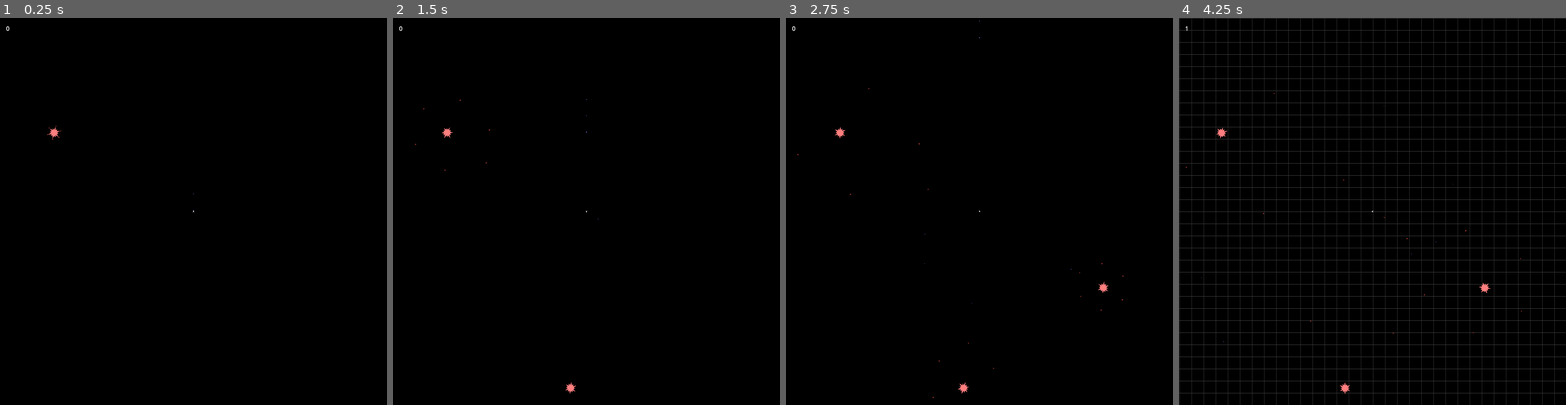
Above: before the commit, frames 1-4 (left to right).
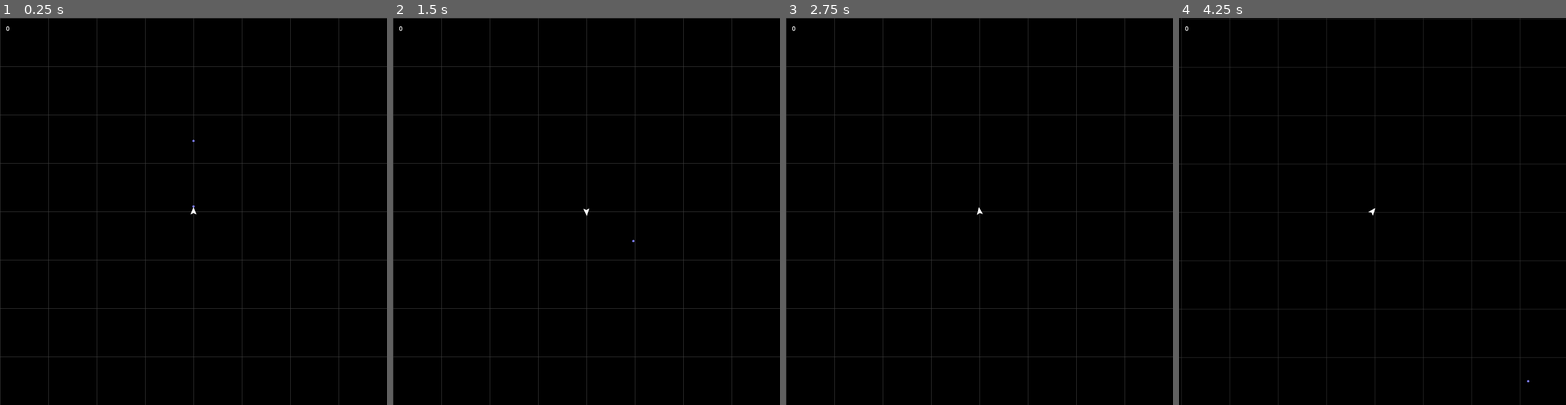
Above: after the commit, the same moments.

Repository: Trantarius/ArcadeGame
Game: Godot game, scene res://main.tscn
Same seed, same stepped clock (60 frames per second), same inputs: the game is played once before the commit and once after it.
Inputs (mouse positions are in pixels of both pictures, inside the frame that each line leads up to):
- Up to frame 1 (0.25 s): no input
- Up to frame 2 (1.5 s): tap Enter at 0.5 s; move the mouse to (671, 192) at 0.52 s; hold D (right) 0.53-1.28 s; hold Space (shoot) 0.53-1.28 s; move the mouse to (509, 230) at 1.27 s; hold A (left) from 1.28 s (still down); tap Space (shoot) at 1.35 s
- Up to frame 3 (2.75 s): move the mouse to (1018, 126) at 2.02 s; release A (left) at 2.03 s; hold D (right) from 2.03 s (still down); hold Space (shoot) from 2.03 s (still down)
- Up to frame 4 (4.25 s): move the mouse to (1353, 288) at 2.77 s; release D (right) at 2.78 s; release Space (shoot) at 2.78 s; hold W (forward) 2.78-3.53 s; tap Space (shoot) at 2.85 s; move the mouse to (1488, 269) at 3.52 s; hold A (left) from 3.53 s (still down); hold Space (shoot) from 3.53 s (still down)

The runs differ from the first frame. In frame 1, 2.1% of the frame differs, in the area x 0-100%, y 0-100%; in frame 2, 2.1%; in frame 3, 2.1%; in frame 4, 9.8%.

Commit message:
misc

Diff:
--- a/Actor.gd
+++ b/Actor.gd
@@ -20,6 +20,7 @@
 @export var linear_control_mode:ControlMode = ControlMode.THRUST
 ## When in position mode, thrust will be reversed to try to come to rest at the target position. Has no effect when linear_control_mode != POSITION.
 @export var linear_brake:bool = true
+## See [member Actor.linear_control_mode]
 var linear_target:Vector2
 
 ## Maximum self-applied torque.
@@ -30,6 +31,7 @@
 @export var angular_control_mode:ControlMode = ControlMode.THRUST
 ## When in position mode, thrust will be reversed to try to come to rest at the target position. Has no effect when angular_control_mode != POSITION.
 @export var angular_brake:bool = true
+## See [member Actor.angular_control_mode]
 var angular_target:float
 
 signal death(damage:Damage)
@@ -55,6 +57,9 @@
 			damage.attacker.kill.emit(damage)
 		queue_free()
 
+func predict_position(delta:float)->Vector2:
+	return position + linear_velocity*delta + (constant_force/mass)*delta*delta/2
+
 func _integrate_forces(state: PhysicsDirectBodyState2D) -> void:
 
 	match(linear_control_mode):
@@ -77,18 +82,19 @@
 			else:
 
 				var xlen:float = (linear_target-position).length()
-				var xdir:Vector2 = (linear_target-position)/xlen
-				var accel:float = max_linear_thrust*state.inverse_mass
+				if(xlen>0.01):
+					var xdir:Vector2 = (linear_target-position)/xlen
+					var accel:float = max_linear_thrust*state.inverse_mass
 
-				# 0 = (1/2) a t^2 + vi t + -d
-				# (-b + sqrt(b*b - 4*a*c))/(2*a)
-				var vi:float = state.linear_velocity.dot(xdir)
-				var xtime:float = (sqrt(vi*vi + 2*accel*xlen)-vi)/accel
+					# 0 = (1/2) a t^2 + vi t + -d
+					# (-b + sqrt(b*b - 4*a*c))/(2*a)
+					var vi:float = state.linear_velocity.dot(xdir)
+					var xtime:float = (sqrt(vi*vi + 2*accel*xlen)-vi)/accel
 
-				var ytime:float = abs(state.linear_velocity.dot(xdir.orthogonal()))*2/accel
-				var tdir:Vector2 = xtime*xdir - ytime*sign(state.linear_velocity.dot(xdir.orthogonal()))*xdir.orthogonal()
-				var thrust:Vector2 = tdir.normalized()*max_linear_thrust
-				state.set_constant_force(thrust)
+					var ytime:float = abs(state.linear_velocity.dot(xdir.orthogonal()))*2/accel
+					var tdir:Vector2 = xtime*xdir - ytime*sign(state.linear_velocity.dot(xdir.orthogonal()))*xdir.orthogonal()
+					var thrust:Vector2 = tdir.normalized()*max_linear_thrust
+					state.set_constant_force(thrust)
 
 	match(angular_control_mode):
 		ControlMode.THRUST:
--- a/actor_test/actor_test.tscn
+++ b/actor_test/actor_test.tscn
@@ -54,13 +54,12 @@
 collision_mask = 0
 script = SubResource("GDScript_opxtt")
 linear_control_mode = 2
-linear_brake = false
 
 [node name="CollisionShape2D" type="CollisionShape2D" parent="LinearTestActor"]
 shape = SubResource("RectangleShape2D_opakp")
 
 [node name="Sprite2D" type="Sprite2D" parent="LinearTestActor"]
-scale = Vector2(0.25, 0.25)
+scale = Vector2(0.33, 0.33)
 texture = ExtResource("2_my3qk")
 
 [node name="Target" type="Line2D" parent="LinearTestActor"]
--- a/main.tscn
+++ b/main.tscn
@@ -40,4 +40,3 @@
 script = ExtResource("6_xg0x2")
 target_points = 100.0
 enemy_list = Array[PackedScene]([ExtResource("5_84w4x")])
-print_spawns = true
--- a/player/Player.gd
+++ b/player/Player.gd
@@ -40,7 +40,7 @@
 func fire_bullet()->void:
 	var bullet:Projectile = preload("res://bullet.tscn").instantiate()
 	bullet.position = position
-	bullet.velocity = 2 * max_linear_speed * global_transform.basis_xform(Vector2.UP).normalized() + linear_velocity
+	bullet.velocity = 800 * global_transform.basis_xform(Vector2.UP).normalized() + linear_velocity
 	# enable collision with enemies
 	bullet.collision_mask|=0b100
 	bullet.modulate=Color(0.5,0.5,1)
--- a/player/player.tscn
+++ b/player/player.tscn
@@ -26,4 +26,3 @@
 
 [node name="Camera2D" type="Camera2D" parent="."]
 top_level = true
-zoom = Vector2(0.25, 0.25)
--- a/spiky/SpikyFactory.gd
+++ b/spiky/SpikyFactory.gd
@@ -2,7 +2,7 @@
 extends Enemy
 
 ## Seconds between Spiky spawning events
-@export var spawn_time:float = 10
+@export var spawn_time:float = 3
 
 ## Time until next spawn event
 var spawn_timer:float = 0
@@ -16,13 +16,12 @@
 	spawn_timer-=delta
 	if(spawn_timer<=0):
 		spawn_timer = spawn_time
-		spawn_spikies()
+		spawn_spiky()
 
-func spawn_spikies()->void:
-	for n:int in range(6):
-		var dir:Vector2 = global_transform.basis_xform(Vector2.RIGHT).rotated(n*TAU/6)
-		var spiky:Spiky = preload("res://spiky/spiky.tscn").instantiate()
-		spiky.position = position + dir * 32
-		spiky.linear_velocity = dir * spiky.max_linear_speed/2
-		spiky.add_collision_exception_with(self)
-		get_parent().add_child(spiky)
+func spawn_spiky()->void:
+	var dir:Vector2 = global_transform.basis_xform(Vector2.RIGHT).rotated(randf()*TAU)
+	var spiky:Spiky = preload("res://spiky/spiky.tscn").instantiate()
+	spiky.position = position + dir * 32
+	spiky.linear_velocity = dir * spiky.max_linear_speed/2
+	spiky.add_collision_exception_with(self)
+	get_parent().add_child(spiky)
--- a/spiky/make_spikeball_polygon.gd
+++ b/spiky/make_spikeball_polygon.gd
@@ -1,9 +1,9 @@
 @tool
 extends EditorScript
 
-const outer_radius:float = 10
-const middle_radius:float = 7
-const inner_radius:float = 4
+const outer_radius:float = 15
+const middle_radius:float = 10
+const inner_radius:float = 5
 const spokes:int = 3
 
 # Called when the script is executed (using File -> Run in Script Editor).
--- a/spiky/spiky.tscn
+++ b/spiky/spiky.tscn
@@ -3,7 +3,6 @@
 [ext_resource type="Script" path="res://spiky/Spiky.gd" id="1_185kc"]
 
 [sub_resource type="CircleShape2D" id="CircleShape2D_qpxtk"]
-radius = 7.0
 
 [node name="Spiky" type="RigidBody2D" groups=["Enemies"]]
 collision_layer = 4
@@ -18,7 +17,7 @@
 
 [node name="Polygon2D" type="Polygon2D" parent="."]
 color = Color(0.686275, 0.231373, 0.207843, 1)
-polygon = PackedVector2Array(10, 0, 3.4641, 2, 3.5, 6.06218, -1.74846e-07, 4, -5, 8.66025, -3.4641, 2, -7, -6.11959e-07, -3.4641, -2, -5, -8.66025, 4.76995e-08, -4, 3.5, -6.06218, 3.4641, -2)
+polygon = PackedVector2Array(15, 0, 4.33013, 2.5, 5, 8.66025, -2.18557e-07, 5, -7.5, 12.9904, -4.33013, 2.5, -10, -8.74228e-07, -4.33013, -2.5, -7.5, -12.9904, 5.96244e-08, -5, 5, -8.66025, 4.33013, -2.5)
 
 [node name="CollisionShape2D" type="CollisionShape2D" parent="."]
 shape = SubResource("CircleShape2D_qpxtk")
